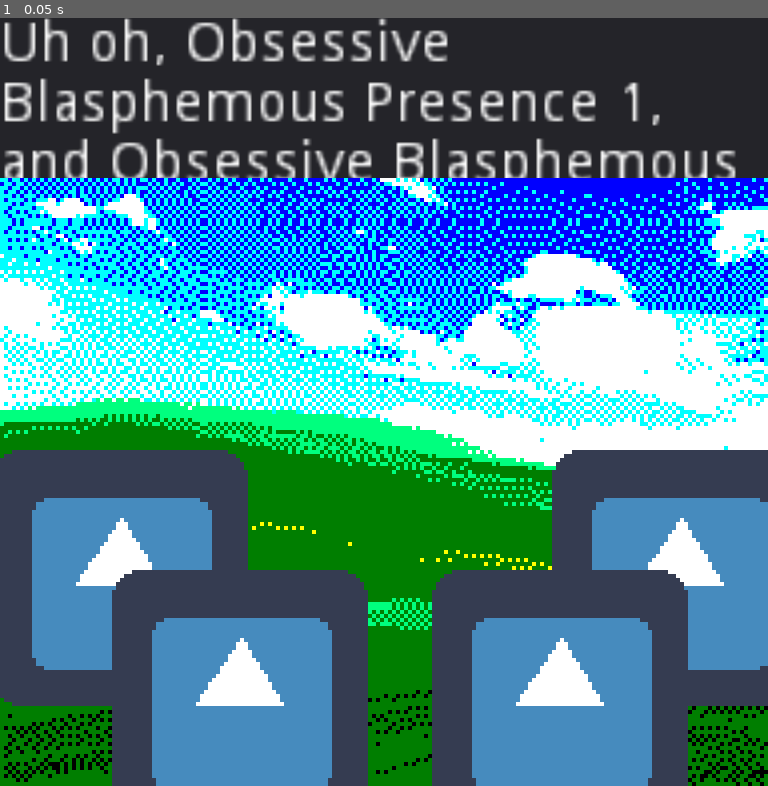
Above: before the commit, frame 1.
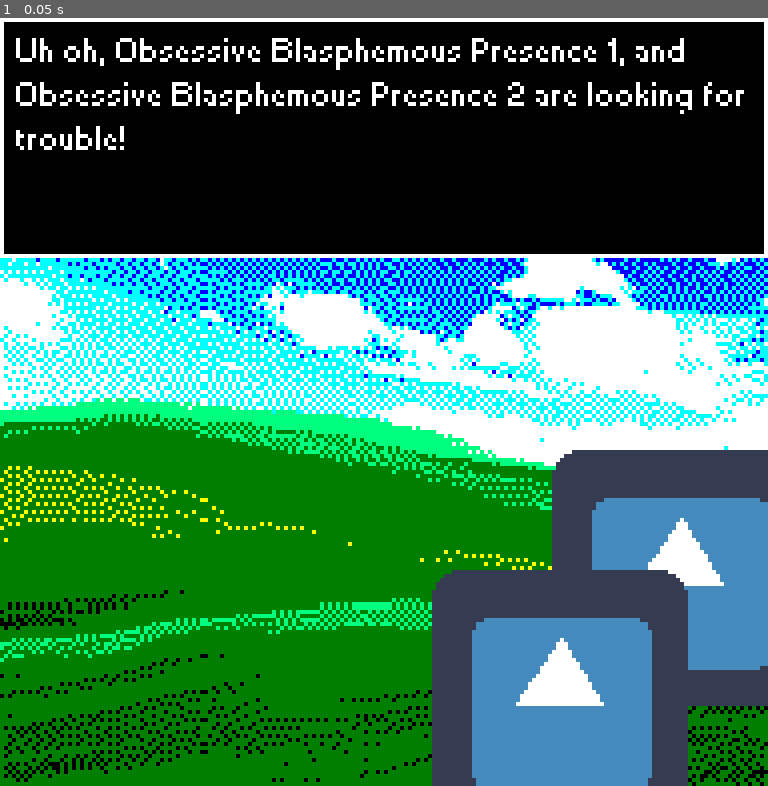
Above: after the commit, the same moment.

Repository: Braxmaster/Limits
Game: Godot game, scene res://Arenas/Arena.tscn
Same seed, same stepped clock (60 frames per second), same inputs: the game is played once before the commit and once after it. This scene is started directly instead of the project's main scene. The engine's default icon, where the game draws it, is replaced by a stand-in: a white triangle on a blue panel in a dark square.
Inputs:
- Up to frame 1 (0.05 s): no input

The runs differ from the first frame. In frame 1, 48% of the frame differs, in the area x 0-100%, y 0-100%.
Error after the commit: Invalid set index 'position' (on base: 'PackedScene') with value of type 'Vector2'. (res://Arenas/Arena.gd:41)

Commit message:
fixed textbox in arena

Diff:
--- a/Arenas/Arena.gd
+++ b/Arenas/Arena.gd
@@ -8,11 +8,12 @@
 func _ready():
 	#load some testing characters
 	var dummy_character_scene = load("res://Arenas/Dummy_Character.tscn")
+	var avatar = load("res://Characters/Avatar.tscn")
 	var dummy_character1 = dummy_character_scene.instance()
 	var dummy_character2 = dummy_character_scene.instance()
 	dummy_character1.set_name("Dummy1")
 	dummy_character2.set_name("Dummy2")
-	place_battle_positions_left([dummy_character1, dummy_character2])
+	place_battle_positions_left([avatar, dummy_character2])
 
 	var dummy_character3 = dummy_character_scene.instance()
 	var dummy_character4 = dummy_character_scene.instance()
@@ -21,7 +22,7 @@
 	place_battle_positions_right([dummy_character3, dummy_character4])
 	$Panel_holder.set_text("Uh oh, " +
 	build_enemy_string_names([dummy_character3, dummy_character4]) +
-	"are looking for trouble! "
+	" are looking for trouble! "
 	)
 
 
--- a/Arenas/Arena.tscn
+++ b/Arenas/Arena.tscn
@@ -3,16 +3,36 @@
 [ext_resource path="res://Arenas/Arena.gd" type="Script" id=1]
 [ext_resource path="res://Arenas/backgrounds/nice_day_grass_test.png" type="Texture" id=2]
 [ext_resource path="res://Arenas/Panel_holder.gd" type="Script" id=3]
-[ext_resource path="res://Arenas/Font/MODENINE.TTF" type="DynamicFontData" id=4]
+[ext_resource path="res://Arenas/Font/smallfont.fnt" type="BitmapFont" id=4]
 
-[sub_resource type="DynamicFont" id=1]
+[sub_resource type="StyleBoxFlat" id=1]
 
-size = 150
-use_mipmaps = false
-use_filter = false
-font_data = ExtResource( 4 )
-fallback/0 = ExtResource( 4 )
-_sections_unfolded = [ "Font", "Settings" ]
+content_margin_left = -1.0
+content_margin_right = -1.0
+content_margin_top = -1.0
+content_margin_bottom = -1.0
+bg_color = Color( 0, 0, 0, 1 )
+draw_center = true
+border_width_left = 1
+border_width_top = 1
+border_width_right = 1
+border_width_bottom = 1
+border_color = Color( 1, 1, 1, 1 )
+border_blend = false
+corner_radius_top_left = 0
+corner_radius_top_right = 0
+corner_radius_bottom_right = 0
+corner_radius_bottom_left = 0
+corner_detail = 8
+expand_margin_left = 0.0
+expand_margin_right = 0.0
+expand_margin_top = 0.0
+expand_margin_bottom = 0.0
+shadow_color = Color( 0, 0, 0, 0.6 )
+shadow_size = 0
+anti_aliasing = true
+anti_aliasing_size = 1
+_sections_unfolded = [ "Border", "Border Width" ]
 
 [node name="Arena" type="Node2D" index="0"]
 
@@ -37,14 +57,15 @@
 anchor_right = 0.0
 anchor_bottom = 0.0
 margin_right = 192.0
-margin_bottom = 40.0
+margin_bottom = 60.0
 rect_pivot_offset = Vector2( 0, 0 )
 rect_clip_content = false
 mouse_filter = 0
 mouse_default_cursor_shape = 0
 size_flags_horizontal = 3
 size_flags_vertical = 1
-_sections_unfolded = [ "Rect", "Size Flags", "Visibility" ]
+custom_styles/panel = SubResource( 1 )
+_sections_unfolded = [ "Margin", "Size Flags", "Theme", "Visibility", "custom_styles" ]
 
 [node name="Panel_text" type="RichTextLabel" parent="Panel_holder/Text_panel" index="0"]
 
@@ -52,24 +73,26 @@
 anchor_top = 0.0
 anchor_right = 0.0
 anchor_bottom = 0.0
+margin_left = 3.0
+margin_top = 3.0
 margin_right = 192.0
-margin_bottom = 40.0
+margin_bottom = 60.0
 rect_pivot_offset = Vector2( 0, 0 )
 rect_clip_content = true
 mouse_filter = 0
 mouse_default_cursor_shape = 0
 size_flags_horizontal = 3
 size_flags_vertical = 3
-custom_fonts/mono_font = SubResource( 1 )
+custom_fonts/normal_font = ExtResource( 4 )
 bbcode_enabled = false
 bbcode_text = ""
 visible_characters = -1
 percent_visible = 1.0
 meta_underlined = true
 tab_size = 4
-text = "This is default text. It has appeared because some developer forgot to set the text properly."
-scroll_active = false
+text = "This panel has has a hardcoded size. That's pretty bad"
+scroll_active = true
 scroll_following = false
 selection_enabled = false
 override_selected_font_color = false
-_sections_unfolded = [ "custom_fonts" ]
+_sections_unfolded = [ "Margin", "Rect", "Size Flags", "custom_fonts" ]
--- a/Arenas/Panel_holder.gd
+++ b/Arenas/Panel_holder.gd
@@ -2,6 +2,7 @@
 var currentpanel
 
 func _ready():
+
 	pass
 
 func set_text(text):
Binary file added: Arenas/Font/CG pixel 4x5 mono.ttf
Binary file removed: Arenas/Font/MODENINE.TTF
Not shown, added: Arenas/Font/smallfont.fnt
Binary file added: Arenas/Font/smallfont_0.tga
Not shown, added: Arenas/Font/smallfont_0.tga.import
Not shown, added: Arenas/Font/font.zip
